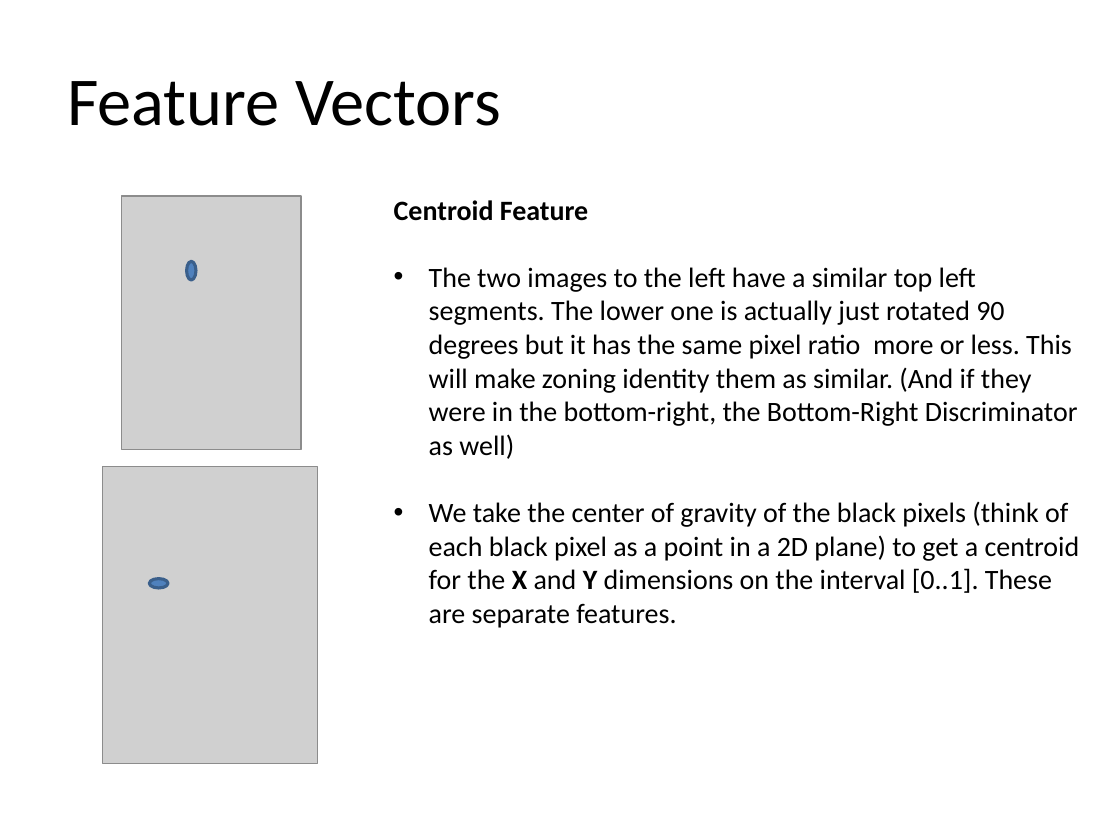
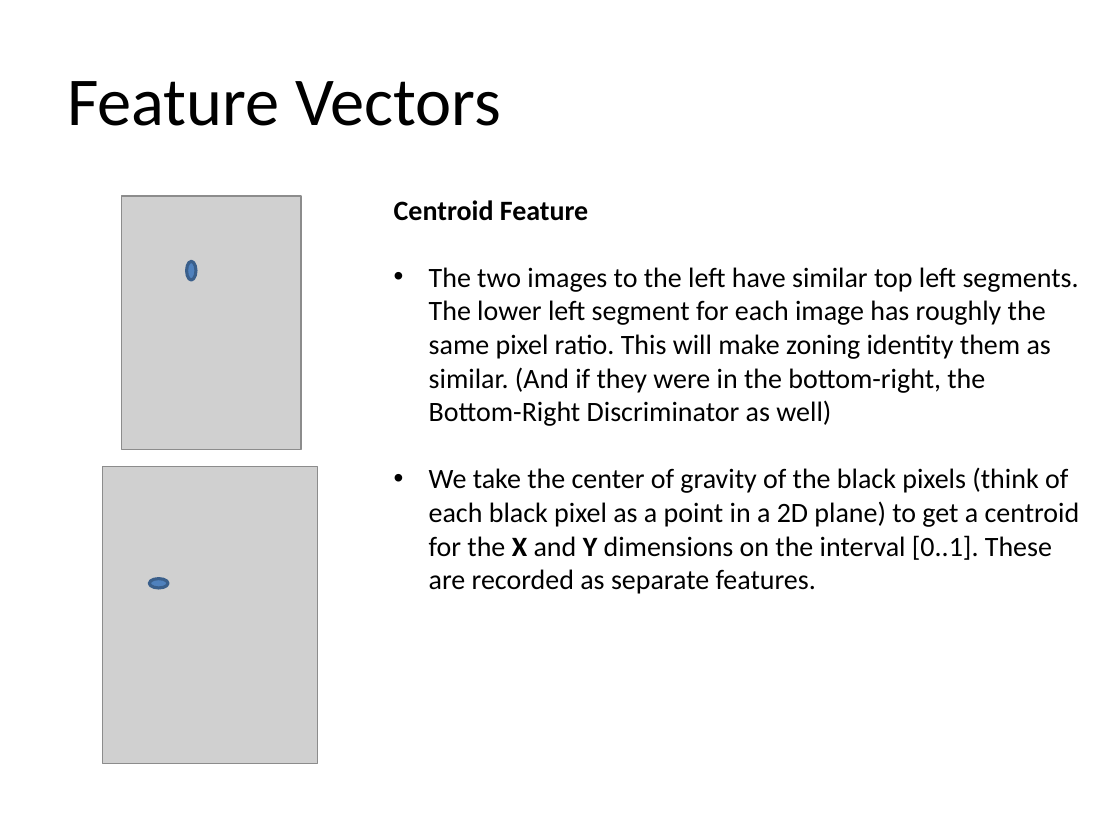
Before and after one commit to hilts-vaughan/cp467, a slide deck: slide 5 of Mean Vector Clustering w.pptx. Drawn at 1120x840 pixels with LibreOffice and Linux fonts; fonts in the diff are those of the drawing; grey boxes stand for pictures. Boxes give left, top, right and bottom in pixels: in the first picture for what was removed or moved away, otherwise in the second. Text is boxed around its words. In the diff, an @@ line names an element or a change of style, - is before the commit and + after.

```diff
--- a/Mean Vector Clustering w.pptx
+++ b/Mean Vector Clustering w.pptx
@@ text at <box>429,267,1080,594</box>: text changed @@
-• The two images to the left have a similar top left segments. The lower one is actually just rotated 90 degrees but it has the same pixel ratio more or less. This will make zoning identity them as similar. (And if they were in the bottom-right, the Bottom-Right Discriminator as well)
-• We take the center of gravity of the black pixels (think of each black pixel as a point in a 2D plane) to get a centroid for the X and Y dimensions on the interval [0..1]. These are separate features.
+• The two images to the left have similar top left segments. The lower left segment for each image has roughly the same pixel ratio. This will make zoning identity them as similar. (And if they were in the bottom-right, the Bottom-Right Discriminator as well)
+• We take the center of gravity of the black pixels (think of each black pixel as a point in a 2D plane) to get a centroid for the X and Y dimensions on the interval [0..1]. These are recorded as separate features.
```
Also in this commit, not shown: 4 other slides changed.
